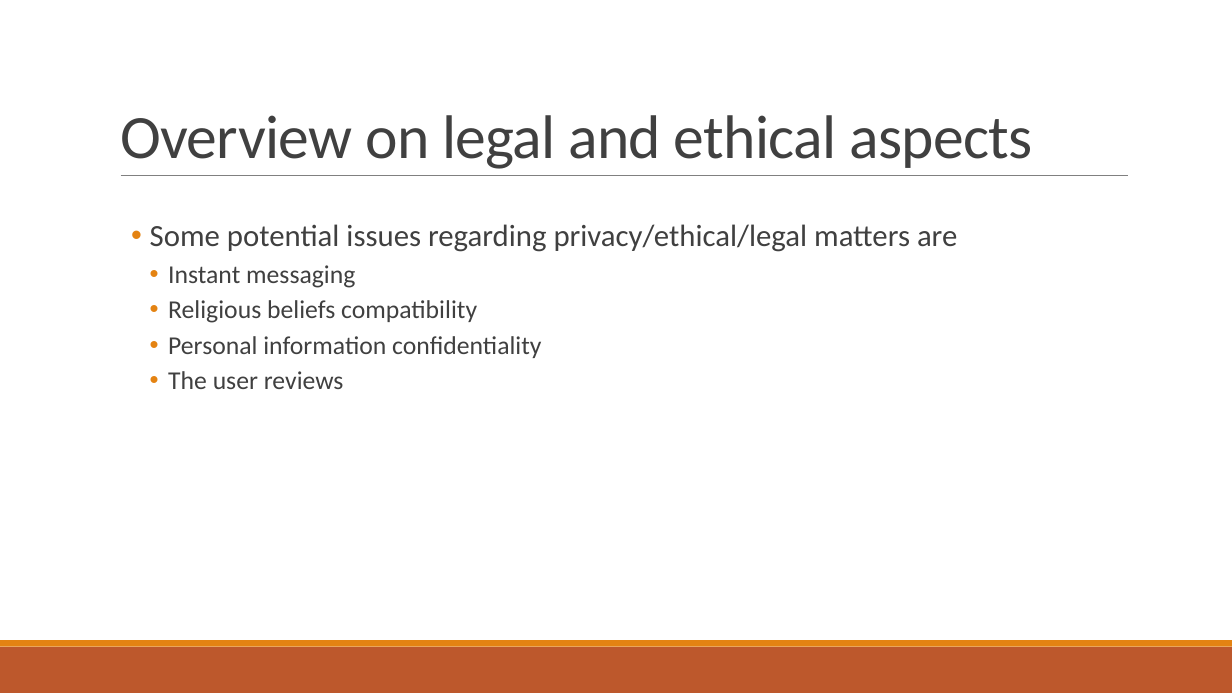
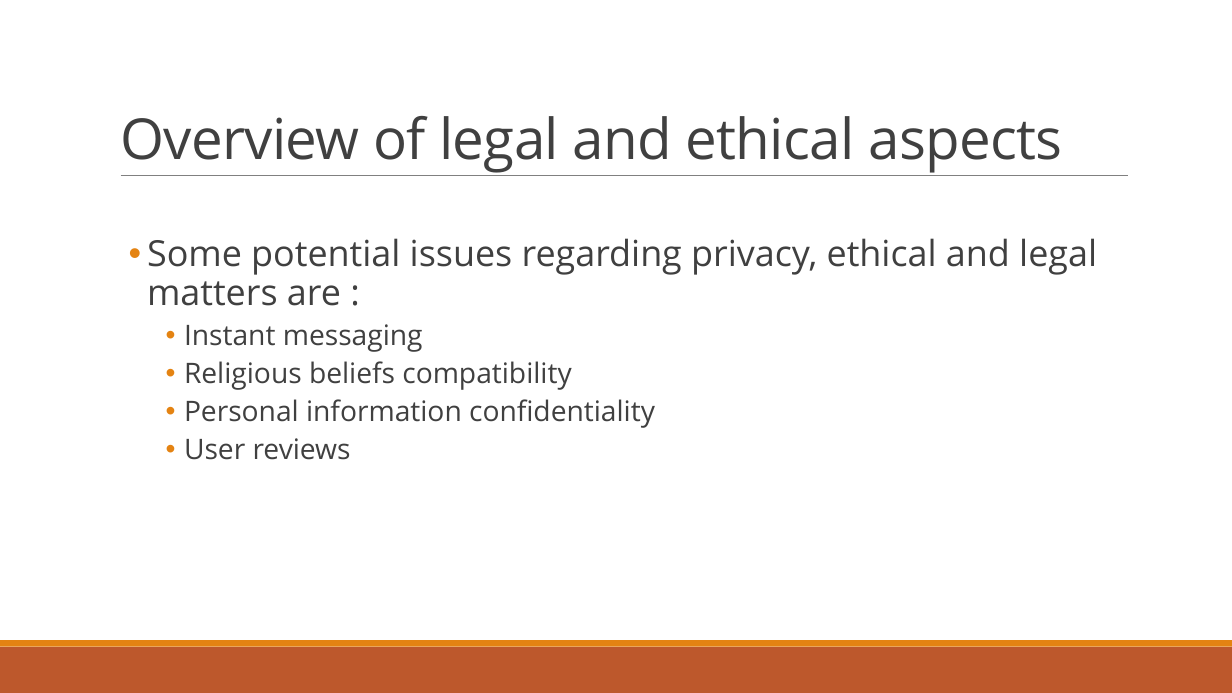
Before and after one commit to dragosthealex/roomies, a slide deck: slide 19 of res/presentation1/final_presentation.pptx (slide 27 before the commit). Drawn at 1232x693 pixels with LibreOffice and Linux fonts; fonts in the diff are those of the drawing. Boxes give left, top, right and bottom in pixels: in the first picture for what was removed or moved away, otherwise in the second. Text is boxed around its words. In the diff, an @@ line names an element or a change of style, - is before the commit and + after.

```diff
--- a/res/presentation1/final_presentation.pptx
+++ b/res/presentation1/final_presentation.pptx
@@ title at [120, 116, 1063, 173]: text changed; size 48 to 44 pt; font Calibri to Open Sans @@
-Overview on legal and ethical aspects
+Overview of legal and ethical aspects
@@ subtitle "Some potential issues regarding privacy, ...": place and size @@
-subtitle "Some potential issues regarding privacy, ..." at [150, 224, 957, 389]
+subtitle "Some potential issues regarding privacy, ..." at [147, 238, 1097, 460]
@@ subtitle at [147, 238, 1097, 306]: text changed; size 24 to 28 pt; font Calibri to Open Sans @@
-  • Some potential issues regarding privacy/ethical/legal matters are
+  • Some potential issues regarding privacy, ethical and legal matters are :
@@ subtitle at [184, 324, 655, 428]: size 20 to 22 pt, font Calibri to Open Sans in "Instant messaging", "Religious beliefs compatibility", "Personal information confidentiality"; list level 3 to 4 in "Instant messaging"; list level 3 to 4 in "Religious beliefs compatibility"; list level 3 to 4 in "Personal information confidentiality" @@
@@ subtitle at [184, 438, 351, 460]: text changed; size 20 to 22 pt; font Calibri to Open Sans @@
-    • The user reviews
+      • User reviews
```
Also in this commit, not shown: 10 other slides changed, 9 slides added, 18 slides removed, 1 other file.
